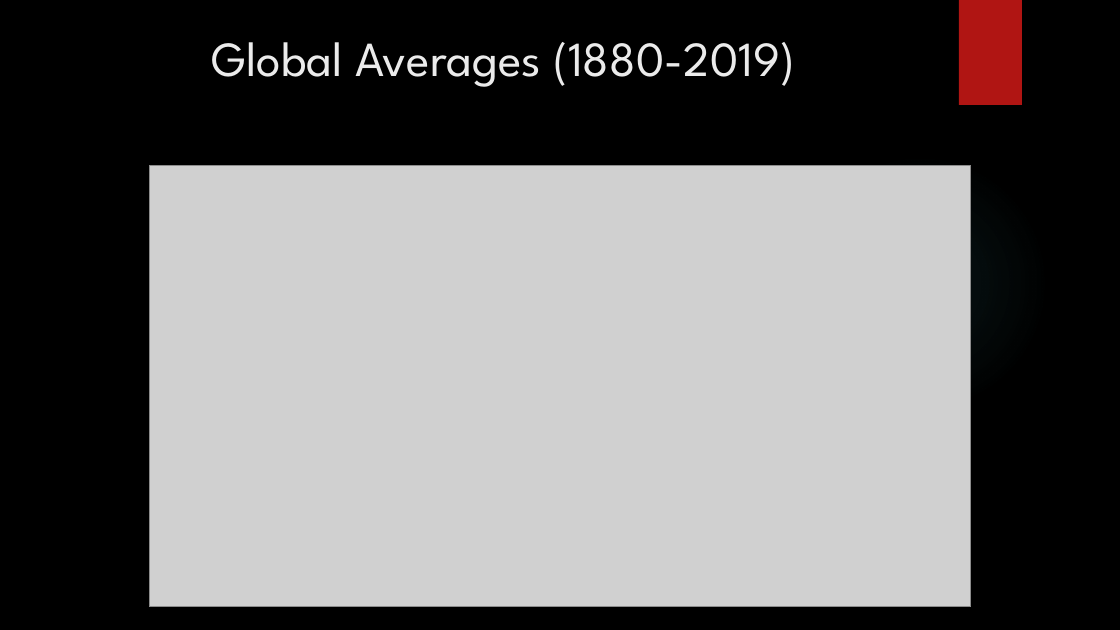
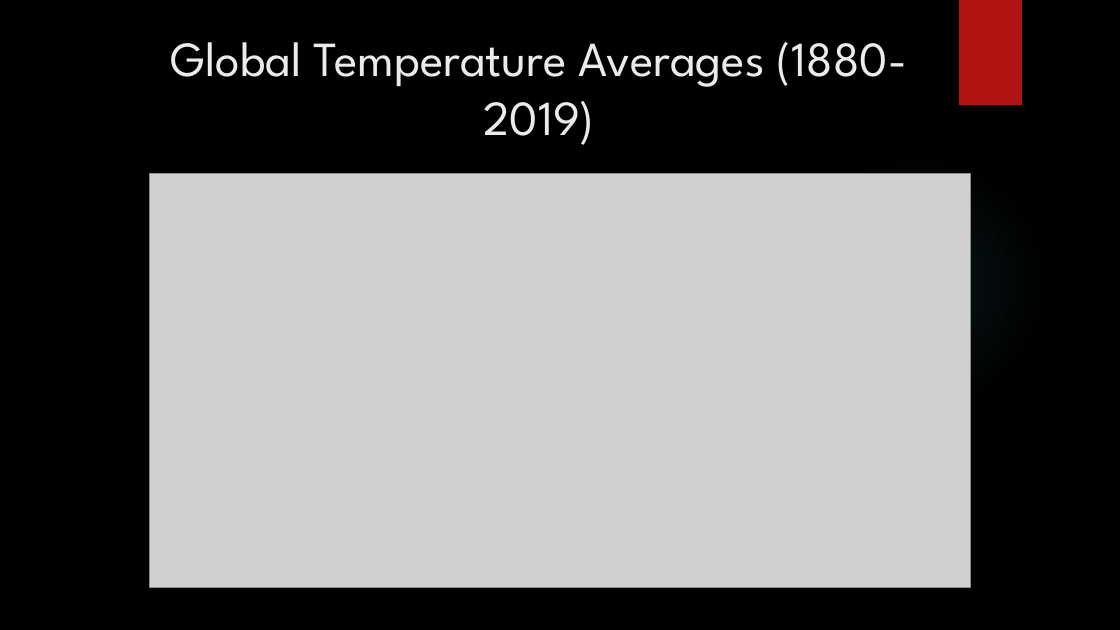
Before and after one commit to WMcWilliams15/NSS-Capstone, a slide deck: slide 6 of Power_Point/The Great Acceleration.pptx (slide 5 before the commit). Drawn at 1120x630 pixels with LibreOffice and Linux fonts; fonts in the diff are those of the drawing; grey boxes stand for pictures; background and template pictures are left out. Boxes give left, top, right and bottom in pixels: in the first picture for what was removed or moved away, otherwise in the second. Text is boxed around its words. In the diff, an @@ line names an element or a change of style, - is before the commit and + after.

```diff
--- a/Power_Point/The Great Acceleration.pptx
+++ b/Power_Point/The Great Acceleration.pptx
@@ title at [170, 42, 907, 145]: text changed @@
-Global Averages (1880-2019)
+Global Temperature Averages (1880-2019)
@@ picture: place and size @@
-picture at [149, 166, 970, 607]
+picture at [149, 173, 970, 587]
```
Also in this commit, not shown: 7 other slides changed, 1 slide added, 1 slide removed, 34 other files.
